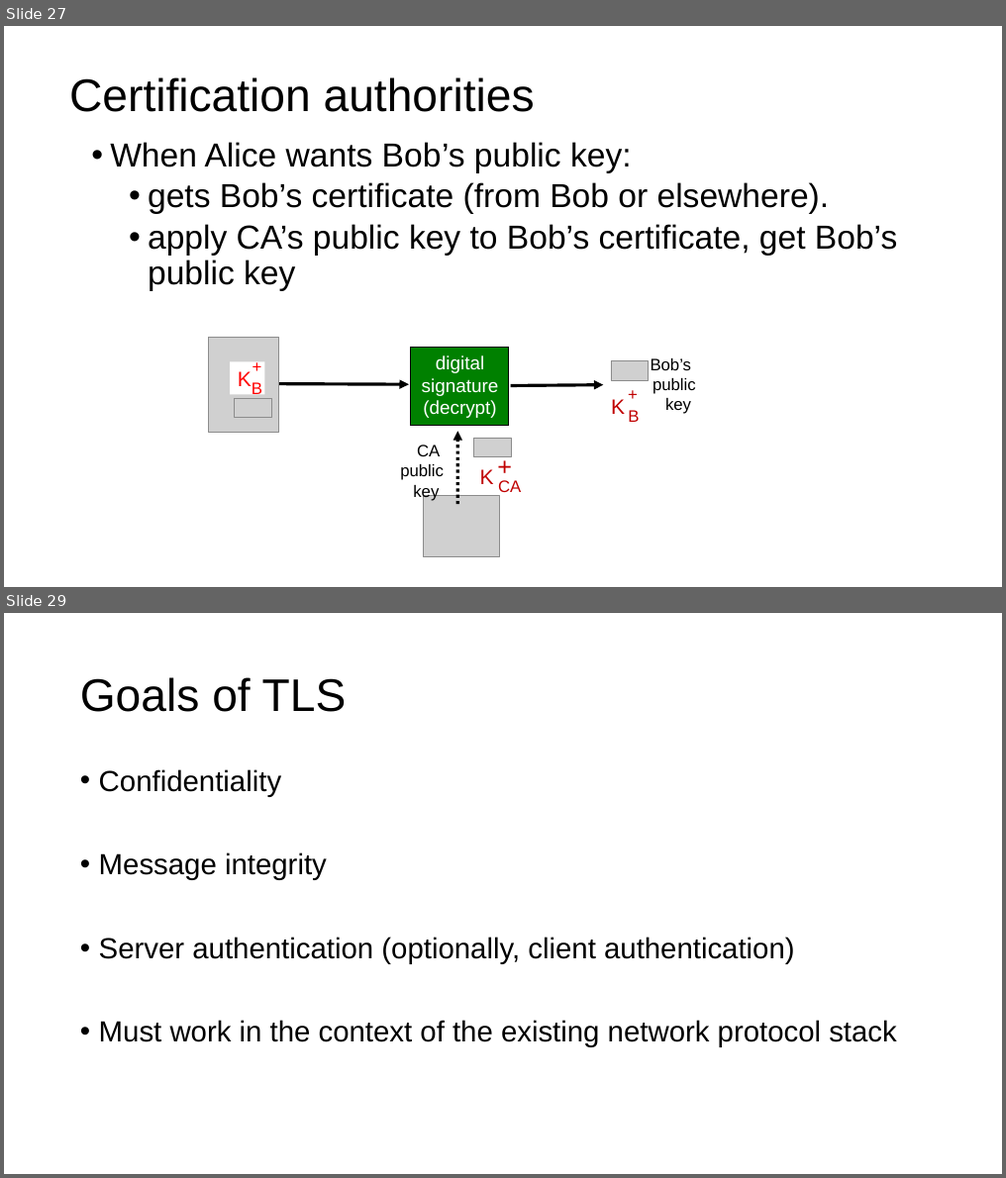
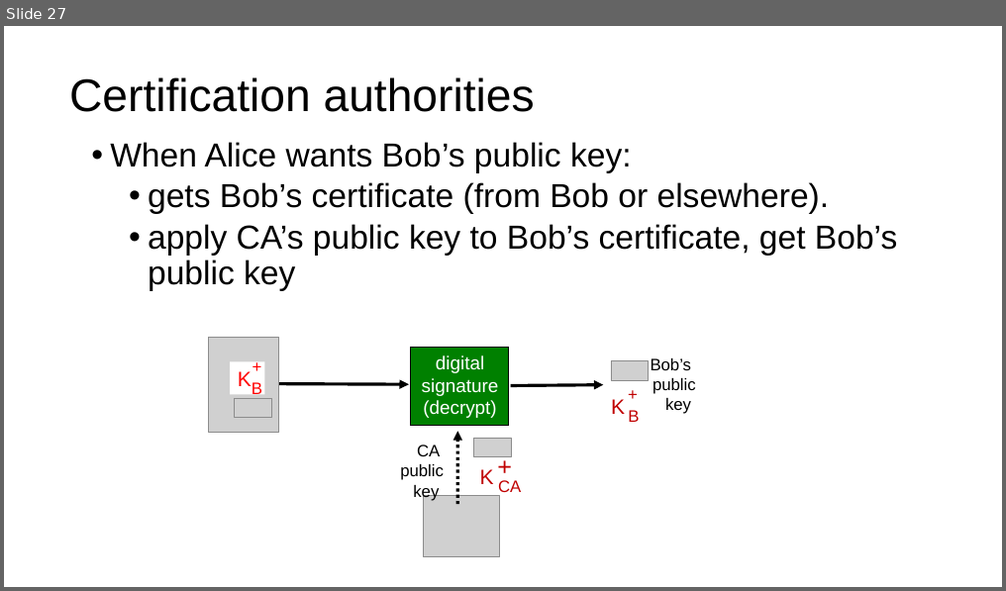
Before and after one commit to ngsrinivas/coursegen, a slide deck: ex/552-F19/lectures/12-transport-security.pptx. Shown one above the other, each under a label of ours: slides 27 and 29 before the commit, slide 27 after it; the slides between them are not shown. The pictures are 1006x1178 and 1006x591 pixels, drawn with LibreOffice and Linux fonts; fonts in the diff are those of the drawing; grey boxes stand for pictures. Boxes give left, top, right and bottom in pixels: in the first picture for what was removed or moved away, otherwise in the second. Text is boxed around its words. In the diff, an @@ line names an element or a change of style, - is before the commit and + after.

```diff
--- a/ex/552-F19/lectures/12-transport-security.pptx
+++ b/ex/552-F19/lectures/12-transport-security.pptx
@@ slide 29 removed at bbox=[4, 613, 1002, 1174], background #FFFFFF @@
@@ title removed at bbox=[80, 677, 347, 712] @@
-Goals of TLS
@@ text removed at bbox=[99, 769, 897, 1048] @@
-• Confidentiality
-• Message integrity
-• Server authentication (optionally, client authentication)
-• Must work in the context of the existing network protocol stack
```
Also in this commit, not shown: 1 slide changed, 12 other slides removed, 4 other files.
